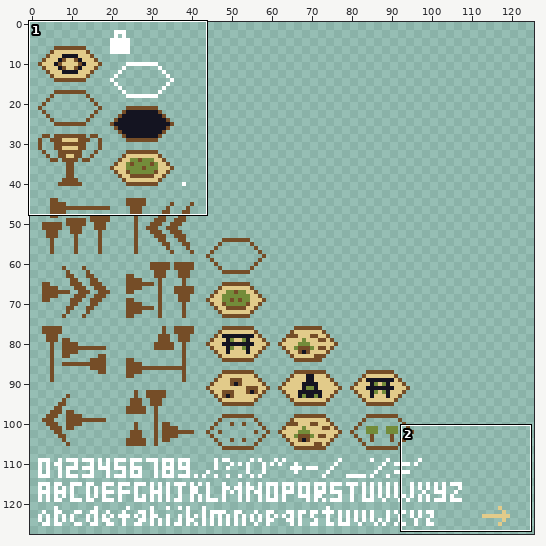
Sprite sheet: android/assets/atlas_image.png. The picture above shows the old version from afar; the outline marks the close-up.
Close-up. Before:
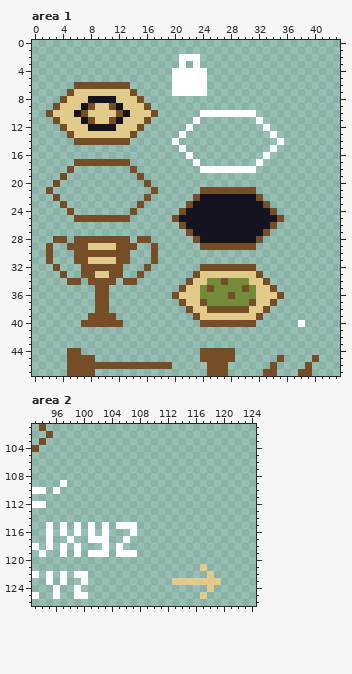
The file is 128x128 pixels. Shown: area 1: x 0..43, y 0..47; area 2: x 93..124, y 101..126. The wide view leaves out empty margins.
New version:
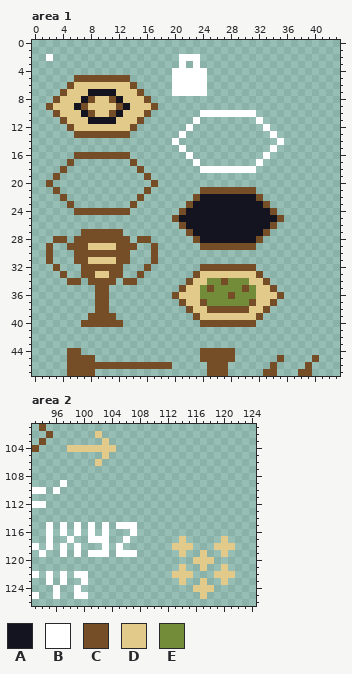
Palette (. is transparent): A #141421  B #ffffff  C #754d27  D #e2cb8a  E #738c3a
The edit:
--- area 1
@@ x 0..19 @@
  1 ....................
- 2 ....................
+ 2 ..B.................
  3 ....................
  4 ....................
- 5 ....................
- 6 ......CCCCCCCC......
- 7 .....CDDDDDDDDC.....
- 8 ....CDDDAAAADDDC....
- 9 ...CDDDACDDCADDDC...
-10 ..CDDDACDDDDCADDDC..
-11 ...CDDDACDDCADDDC...
-12 ....CDDDAAAADDDC....
-13 .....CDDDDDDDDC.....
-14 ......CCCCCCCC......
+ 5 ......CCCCCCCC......
+ 6 .....CDDDDDDDDC.....
+ 7 ....CDDDAAAADDDC....
+ 8 ...CDDDACDDCADDDC...
+ 9 ..CDDDACDDDDCADDDC..
+10 ...CDDDACDDCADDDC...
+11 ....CDDDAAAADDDC....
+12 .....CDDDDDDDDC.....
+13 ......CCCCCCCC......
+14 ....................
 15 ....................
-16 ....................
-17 ......CCCCCCCC......
-18 .....C........C.....
-19 ....C..........C....
-20 ...C............C...
-21 ..C..............C..
-22 ...C............C...
-23 ....C..........C....
-24 .....C........C.....
-25 ......CCCCCCCC......
+16 ......CCCCCCCC......
+17 .....C........C.....
+18 ....C..........C....
+19 ...C............C...
+20 ..C..............C..
+21 ...C............C...
+22 ....C..........C....
+23 .....C........C.....
+24 ......CCCCCCCC......
+25 ....................
 26 ....................
-27 ....................
+27 .......CCCCCC.......
 28 ...CC.CCCCCCCC.CC...
@@ x 36..40 @@
 39 .....
-40 ..B..
+40 .....
 41 .....
--- area 2
@@ x 96..106 @@
 101 ...........
-102 ...........
-103 ...........
-104 ...........
-105 ...........
-106 ...........
+102 ......D....
+103 .......D...
+104 ..DDDDDDD..
+105 .......D...
+106 ......D....
 107 ...........
@@ x 111..123 @@
 116 .............
-117 .............
-118 .............
-119 .............
-120 .............
-121 ......D......
-122 .......D.....
-123 ..DDDDDDD....
-124 .......D.....
+117 ...D.....D...
+118 ..DDD...DDD..
+119 ...D..D..D...
+120 .....DDD.....
+121 ...D..D..D...
+122 ..DDD...DDD..
+123 ...D..D..D...
+124 .....DDD.....
 125 ......D......
Pixel boxes of the changes (left, top, right, bottom) in both close-ups:
added: (46, 54, 53, 61)
changed: (46, 75, 158, 236)
erased: (298, 320, 305, 327)
added: (67, 431, 116, 466)
changed: (172, 536, 235, 592)
